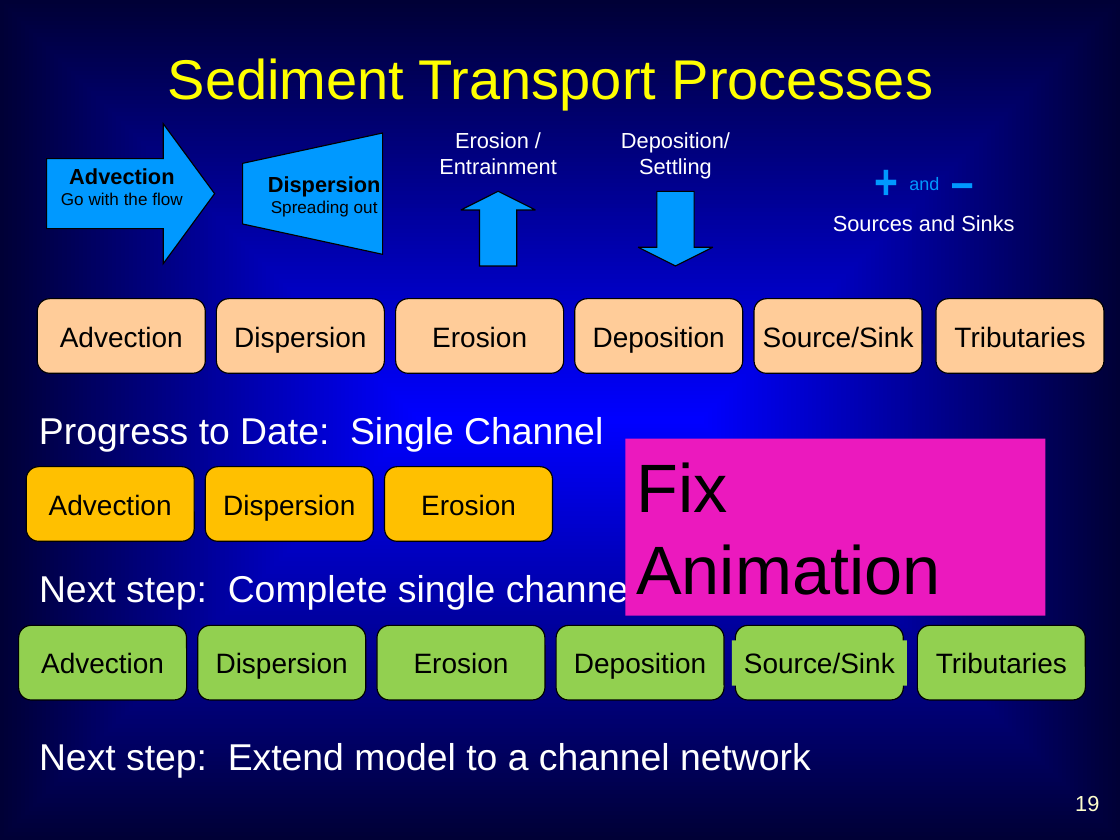
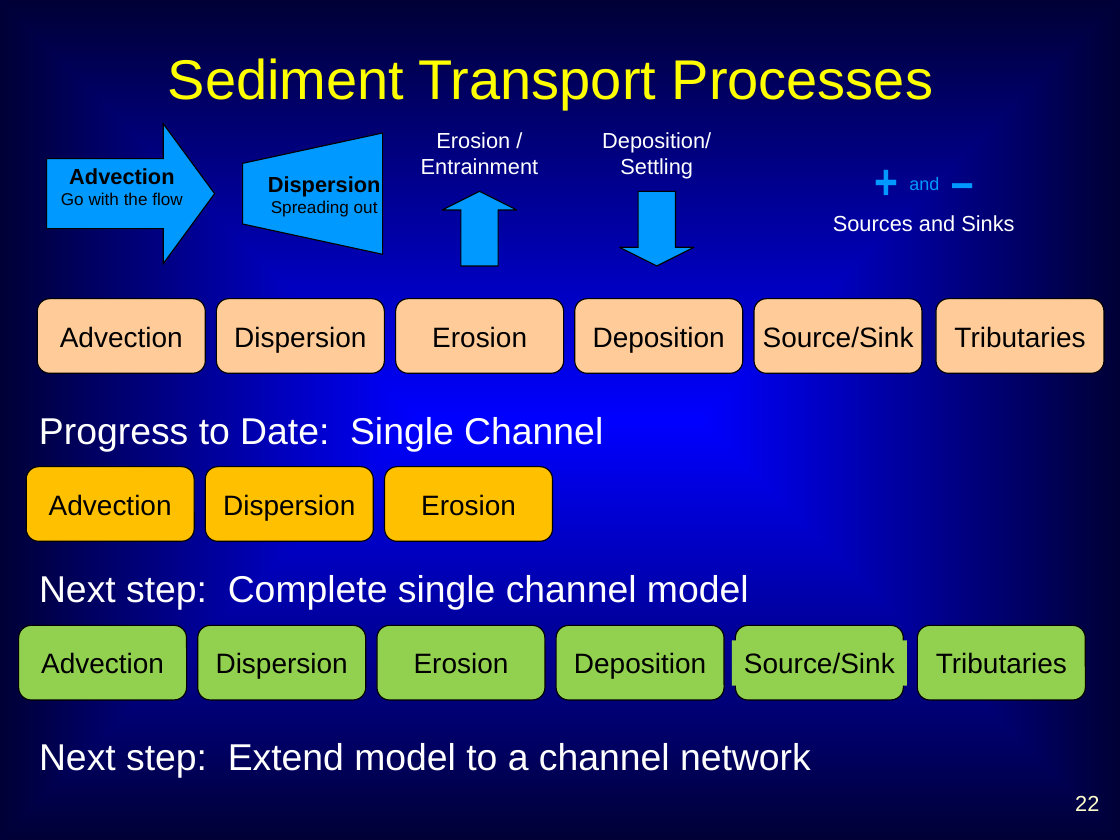
Before and after one commit to dwr-psandhu/dsm2-stm, a slide deck: slide 22 of stm/documents/TAC/Jan10/STM_TAC_Jan10_jamiea.pptx (slide 19 before the commit). Drawn at 1120x840 pixels with LibreOffice and Linux fonts; fonts in the diff are those of the drawing. Boxes give left, top, right and bottom in pixels: in the first picture for what was removed or moved away, otherwise in the second. Text is boxed around its words. In the diff, an @@ line names an element or a change of style, - is before the commit and + after.

```diff
--- a/stm/documents/TAC/Jan10/STM_TAC_Jan10_jamiea.pptx
+++ b/stm/documents/TAC/Jan10/STM_TAC_Jan10_jamiea.pptx
@@ 2 texts, 2 down arrows: place and size @@
-2 texts, 2 down arrows at box(439, 132, 730, 267)
+2 texts, 2 down arrows at box(421, 132, 711, 267)
@@ rectangle removed at box(625, 439, 1045, 616) @@
-Fix Animation
@@ page number at box(1075, 795, 1099, 811): text changed @@
-19
+22
```
Also in this commit, not shown: 8 other slides changed, 3 slides added.
